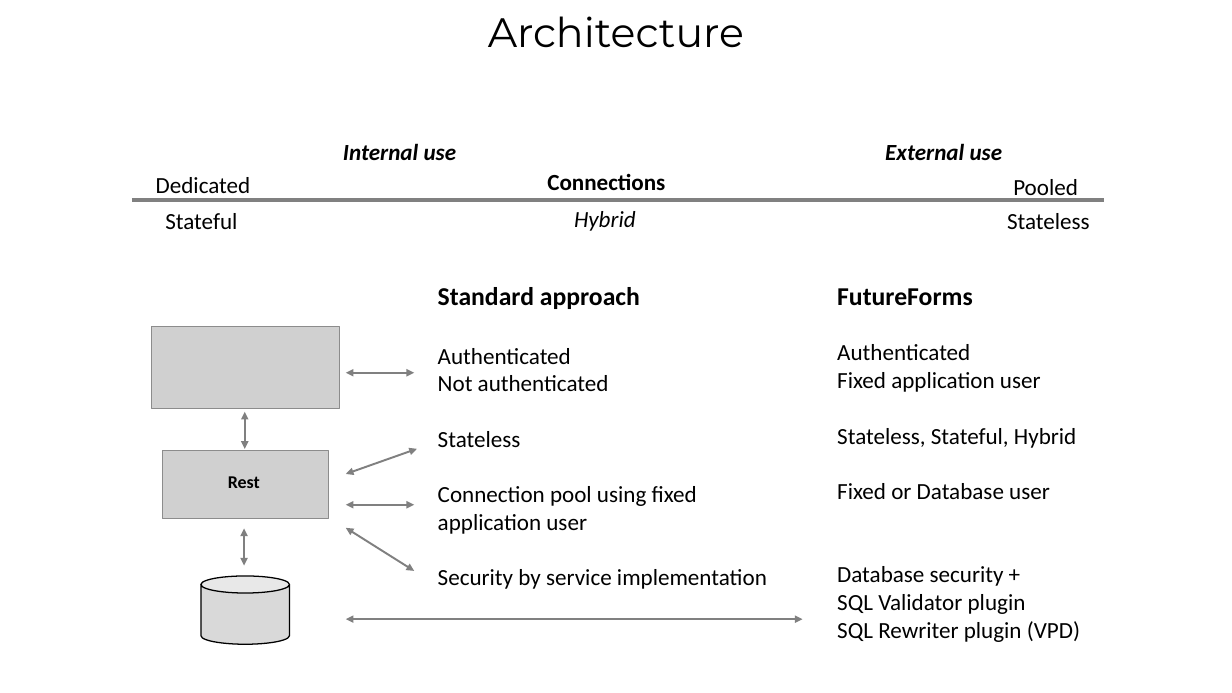
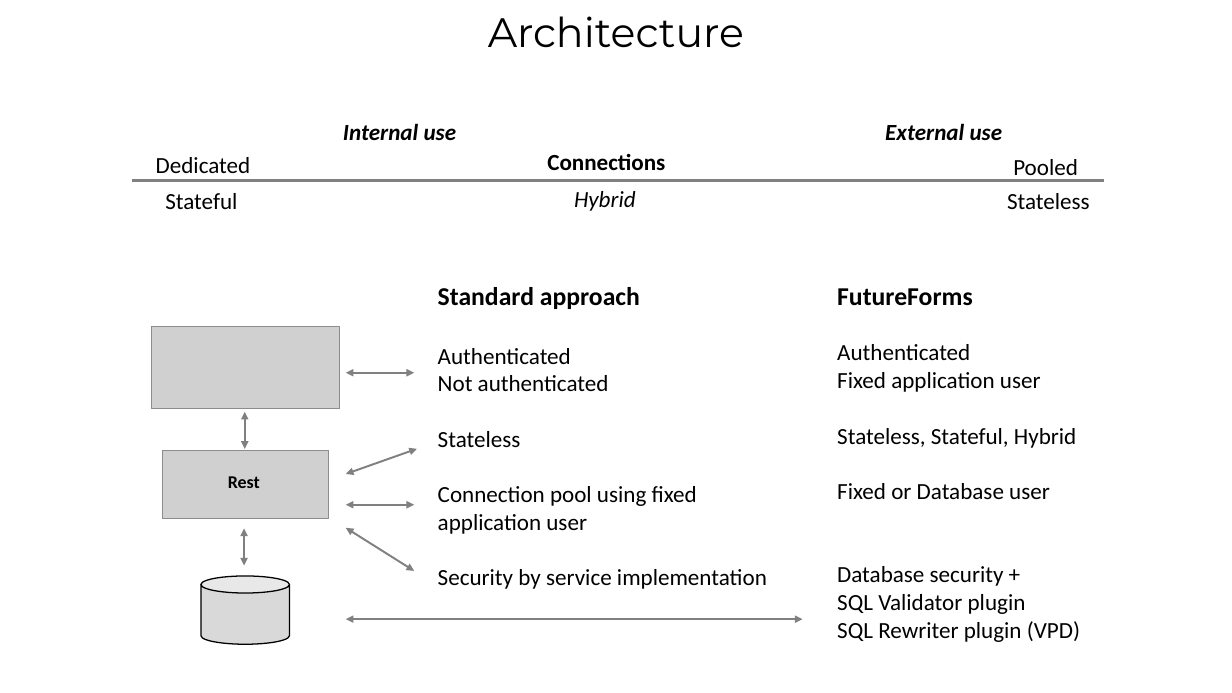
Before and after one commit to ahoeffner/forms42test, a slide deck: slide 8 of Trottinhg.pptx. Drawn at 1232x693 pixels with LibreOffice and Linux fonts; fonts in the diff are those of the drawing; grey boxes stand for pictures. Boxes give left, top, right and bottom in pixels: in the first picture for what was removed or moved away, otherwise in the second. Text is boxed around its words. In the diff, an @@ line names an element or a change of style, - is before the commit and + after.

```diff
--- a/Trottinhg.pptx
+++ b/Trottinhg.pptx
@@ 8 texts, 1 line: place and size @@
-8 texts, 1 line at box(132, 143, 1104, 231)
+8 texts, 1 line at box(132, 123, 1104, 211)
```
